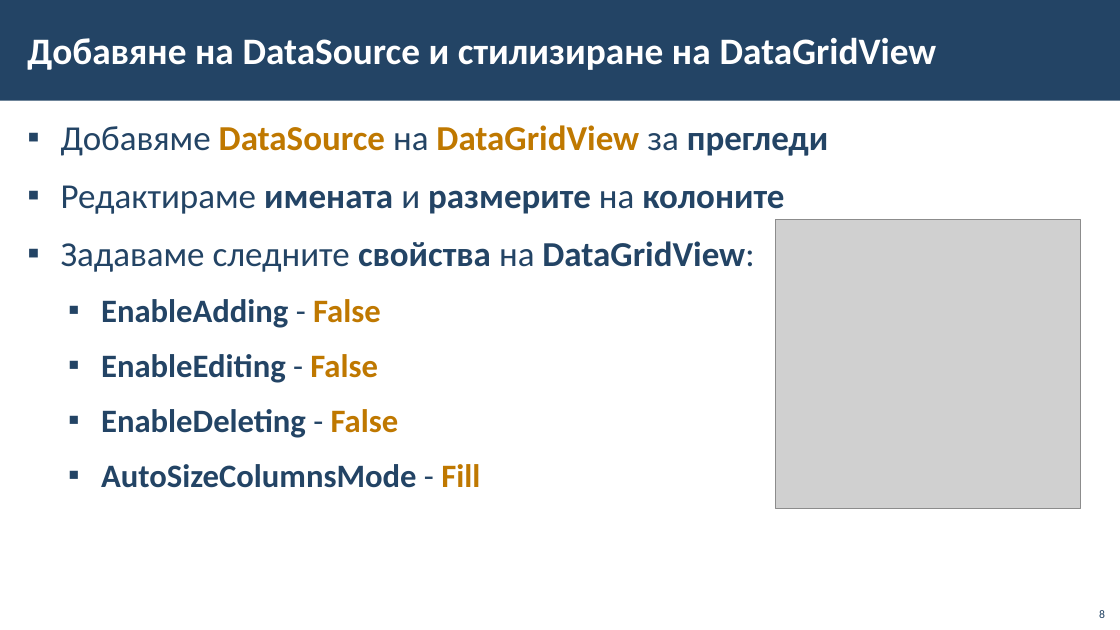
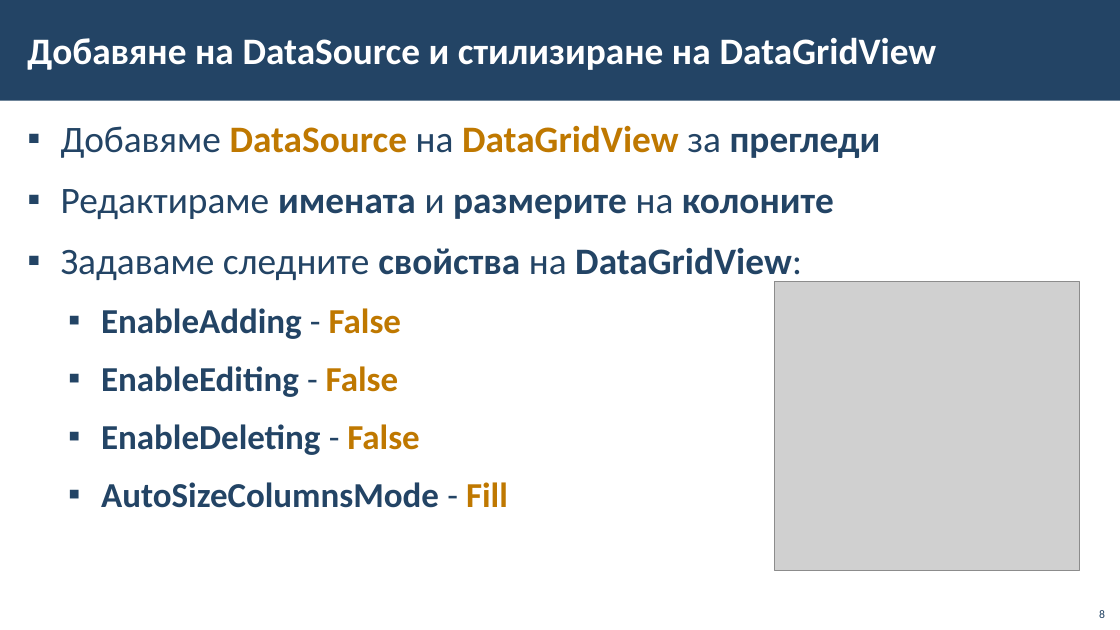
Before and after one commit to BG-IT-Edu/School-Programming, a slide deck: slide 8 of Courses/Software-Sciences/Module-4-Information-Systems-New/12-Implementation-of-Information-System/12.3-Implementation-of-Information-System.pptx. Drawn at 1120x630 pixels with LibreOffice and Linux fonts; fonts in the diff are those of the drawing; grey boxes stand for pictures; background and template pictures are left out. Boxes give left, top, right and bottom in pixels: in the first picture for what was removed or moved away, otherwise in the second. Text is boxed around its words. In the diff, an @@ line names an element or a change of style, - is before the commit and + after.

```diff
--- a/Courses/Software-Sciences/Module-4-Information-Systems-New/12-Implementation-of-Information-System/12.3-Implementation-of-Information-System.pptx
+++ b/Courses/Software-Sciences/Module-4-Information-Systems-New/12-Implementation-of-Information-System/12.3-Implementation-of-Information-System.pptx
@@ text "Добавяме DataSource на DataGridView за ..." at (x1=61, y1=125, x2=881, y2=508): size 30 to 32 pt in "Добавяме DataSource на DataGridView за прегледи", "Редактираме имената и размерите на колоните", "Задаваме следните свойства на DataGridView:"; size 28 to 30 pt in "EnableAdding - False", "EnableEditing - False", "EnableDeleting - False", "AutoSizeColumnsMode - Fill" @@
@@ picture moved from (x1=776, y1=220, x2=1081, y2=509) to (x1=775, y1=282, x2=1080, y2=571) @@
```
Also in this commit, not shown: 23 other slides changed.
